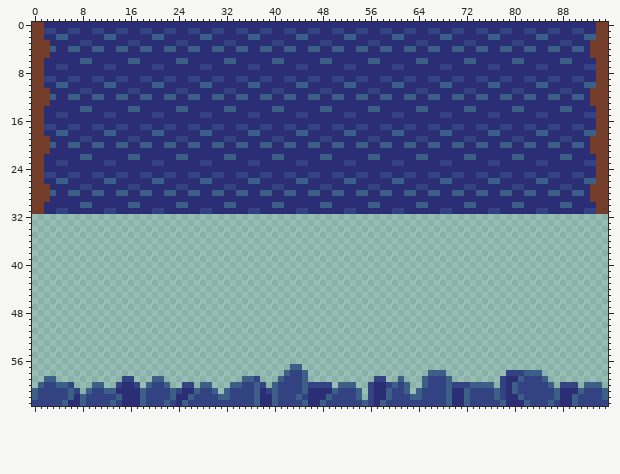
Sprite sheet, stored at Godot Fallback/Sprites/Tiles/0_2_Tiles/CliffBackgroundTiles.png. Above, as it was before the edit.
The file is 96x64 pixels.
And afterwards:
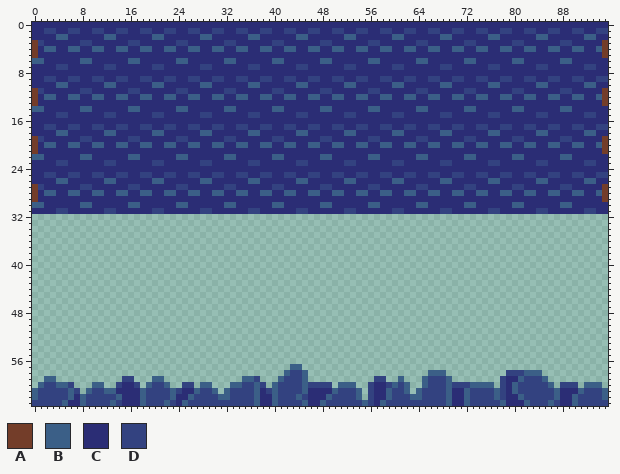
Palette (. is transparent): A #733d29  B #3b5f87  C #2b2d75  D #334280
Edits made:
{"y":0,"x":0,"old":"AA","new":"CC"}
{"y":0,"x":94,"old":"AA","new":"CC"}
{"y":1,"x":0,"old":"AA","new":"CC"}
{"y":1,"x":94,"old":"AA","new":"DD"}
{"y":2,"x":0,"old":"AA","new":"CC"}
{"y":2,"x":94,"old":"AA","new":"CC"}
{"y":3,"x":1,"old":"AA","new":"DC"}
{"y":3,"x":93,"old":"AA","new":"CC"}
{"y":4,"x":1,"old":"AA","new":"CB"}
{"y":4,"x":93,"old":"AA","new":"CB"}
{"y":5,"x":1,"old":"AA","new":"CC"}
{"y":5,"x":93,"old":"AA","new":"CC"}
{"y":6,"x":0,"old":"AA","new":"BB"}
{"y":6,"x":94,"old":"AA","new":"CC"}
{"y":7,"x":0,"old":"AA","new":"CC"}
{"y":7,"x":94,"old":"AA","new":"CC"}
{"y":8,"x":0,"old":"AA","new":"CC"}
{"y":8,"x":94,"old":"AA","new":"CC"}
{"y":9,"x":0,"old":"AA","new":"CC"}
{"y":9,"x":94,"old":"AA","new":"DD"}
{"y":10,"x":0,"old":"AA","new":"CC"}
{"y":10,"x":94,"old":"AA","new":"CC"}
{"y":11,"x":1,"old":"AA","new":"DC"}
{"y":11,"x":93,"old":"AA","new":"CC"}
{"y":12,"x":1,"old":"AA","new":"CB"}
{"y":12,"x":93,"old":"AA","new":"CB"}
{"y":13,"x":1,"old":"AA","new":"CC"}
{"y":13,"x":93,"old":"AA","new":"CC"}
{"y":14,"x":0,"old":"AA","new":"BB"}
{"y":14,"x":94,"old":"AA","new":"CC"}
{"y":15,"x":0,"old":"AA","new":"CC"}
{"y":15,"x":94,"old":"AA","new":"CC"}
{"y":16,"x":0,"old":"AA","new":"CC"}
{"y":16,"x":94,"old":"AA","new":"CC"}
{"y":17,"x":0,"old":"AA","new":"CC"}
{"y":17,"x":94,"old":"AA","new":"DD"}
{"y":18,"x":0,"old":"AA","new":"CC"}
{"y":18,"x":94,"old":"AA","new":"CC"}
{"y":19,"x":1,"old":"AA","new":"DC"}
{"y":19,"x":93,"old":"AA","new":"CC"}
{"y":20,"x":1,"old":"AA","new":"CB"}
{"y":20,"x":93,"old":"AA","new":"CB"}
{"y":21,"x":1,"old":"AA","new":"CC"}
{"y":21,"x":93,"old":"AA","new":"CC"}
{"y":22,"x":0,"old":"AA","new":"BB"}
{"y":22,"x":94,"old":"AA","new":"CC"}
{"y":23,"x":0,"old":"AA","new":"CC"}
{"y":23,"x":94,"old":"AA","new":"CC"}
{"y":24,"x":0,"old":"AA","new":"CC"}
{"y":24,"x":94,"old":"AA","new":"CC"}
{"y":25,"x":0,"old":"AA","new":"CC"}
{"y":25,"x":94,"old":"AA","new":"DD"}
{"y":26,"x":0,"old":"AA","new":"CC"}
{"y":26,"x":94,"old":"AA","new":"CC"}
{"y":27,"x":1,"old":"AA","new":"DC"}
{"y":27,"x":93,"old":"AA","new":"CC"}
{"y":28,"x":1,"old":"AA","new":"CB"}
{"y":28,"x":93,"old":"AA","new":"CB"}
{"y":29,"x":1,"old":"AA","new":"CC"}
{"y":29,"x":93,"old":"AA","new":"CC"}
{"y":30,"x":0,"old":"AA","new":"BB"}
{"y":30,"x":94,"old":"AA","new":"CC"}
{"y":31,"x":0,"old":"AA","new":"CC"}
{"y":31,"x":94,"old":"AA","new":"CC"}
{"label":"changed","picture_box":[32,22,50,214]}
{"label":"changed","picture_box":[590,22,608,214]}
